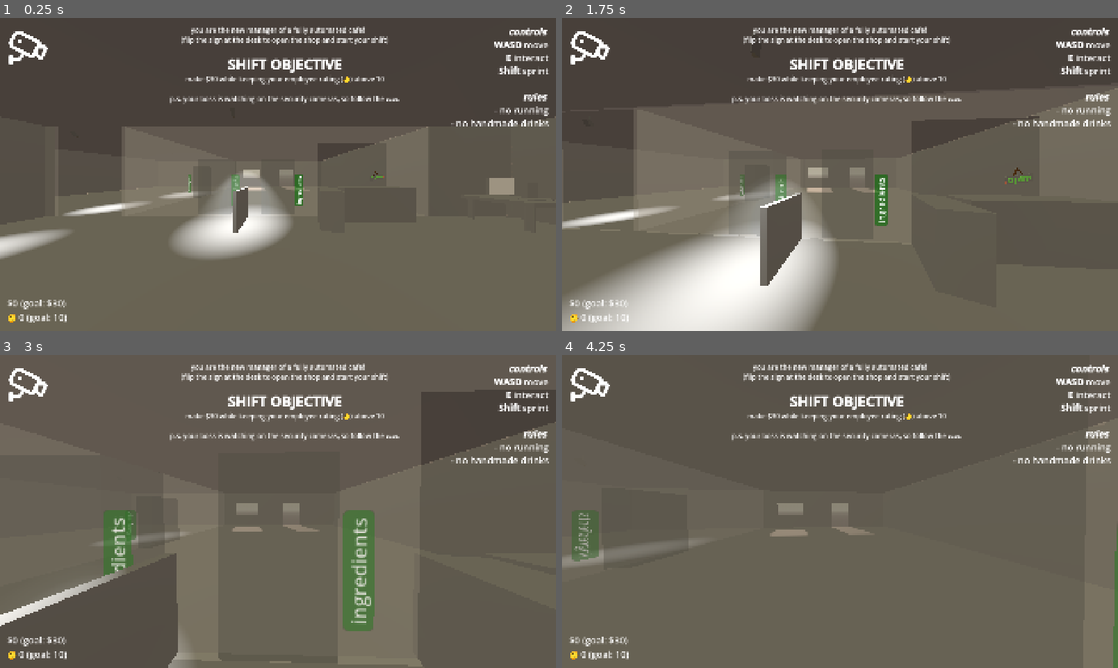
Above: before the commit, frames 1-4 (two rows, left to right).
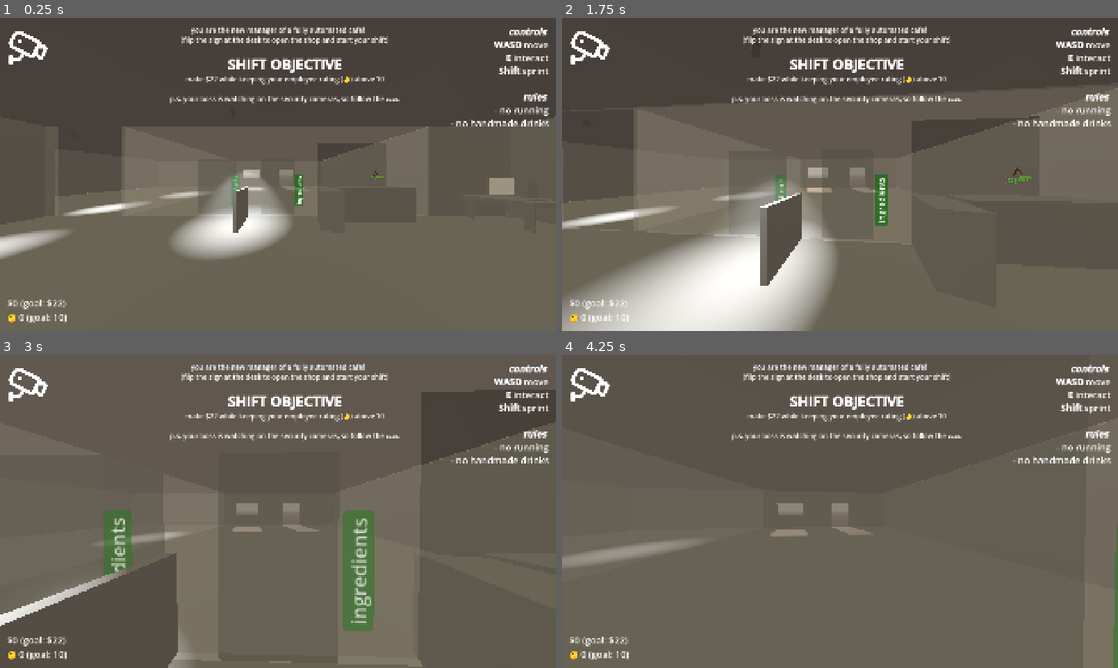
Above: after the commit, the same moments.

Repository: Sunday-Studio-Team/cafe
Game: Godot game, scene res://main.tscn
Same seed, same stepped clock (60 frames per second), same inputs: the game is played once before the commit and once after it.
Inputs (mouse positions are in pixels of both pictures, inside the frame that each line leads up to):
- Up to frame 1 (0.25 s): no input
- Up to frame 2 (1.75 s): move the mouse to (867, 174) at 0.52 s; hold E (interact) 0.53-1.28 s; hold W (move_forward) from 0.53 s (still down); move the mouse to (812, 174) at 1.27 s; tap Shift (sprint) at 1.35 s
- Up to frame 3 (3 s): keep holding W (move_forward); move the mouse to (289, 505) at 2.02 s; tap I at 2.1 s; move the mouse to (272, 517) at 2.77 s; tap E (interact) at 2.85 s
- Up to frame 4 (4.25 s): keep holding W (move_forward); move the mouse to (878, 514) at 3.52 s; hold Shift (sprint) from 3.53 s (still down)

The runs differ from the first frame. In frame 1, less than 0.1% of the frame differs, in the area x 9-40%, y 18-93%; in frame 2, 0.1%; in frame 3, 0.3%; in frame 4, 1.1%, in the area x 1-40%, y 18-93%.

Commit message:
hide 3rd machine, reduce daily money goal

Diff:
--- a/godot/main.tscn
+++ b/godot/main.tscn
@@ -62,7 +62,7 @@
 
 [node name="Main" type="Node3D" unique_id=1806237155 node_paths=PackedStringArray("machines", "customer_spawn_timer", "spot_for_customer_entry", "customer_leaving_spot", "game_timer", "window", "minigame_controller")]
 script = ExtResource("1_ig7tw")
-machines = [NodePath("Machines/Machine"), NodePath("Machines/Machine2"), NodePath("Machines/Machine3")]
+machines = [NodePath("Machines/Machine2"), NodePath("Machines/Machine3")]
 customer_spawn_timer = NodePath("CustomerSpawnTimer")
 customer_scene = ExtResource("3_h2yge")
 spot_for_customer_entry = NodePath("CustomerEntrySpot")
@@ -233,6 +233,7 @@
 
 [node name="Machine" parent="Machines" unique_id=1346980836 instance=ExtResource("2_0xm2m")]
 transform = Transform3D(-4.371139e-08, 0, -1, 0, 1, 0, 1, 0, -4.371139e-08, -4.1, 0.1, 1.2999998)
+visible = false
 
 [node name="Machine2" parent="Machines" unique_id=1963636817 instance=ExtResource("2_0xm2m")]
 transform = Transform3D(1, 0, 0, 0, 1, 0, 0, 0, 1, -2, 0.1, 3.8)
--- a/godot/stats.gd
+++ b/godot/stats.gd
@@ -31,7 +31,7 @@
 		# again anyway so hopefully we wont find out .
 		await get_tree().process_frame
 		Global.score_update_message = ""
-var daily_profit_goal := 30.0
+var daily_profit_goal := 22.0
 var employee_rating := 0:
 	set(new_value):
 		if new_value == employee_rating:
